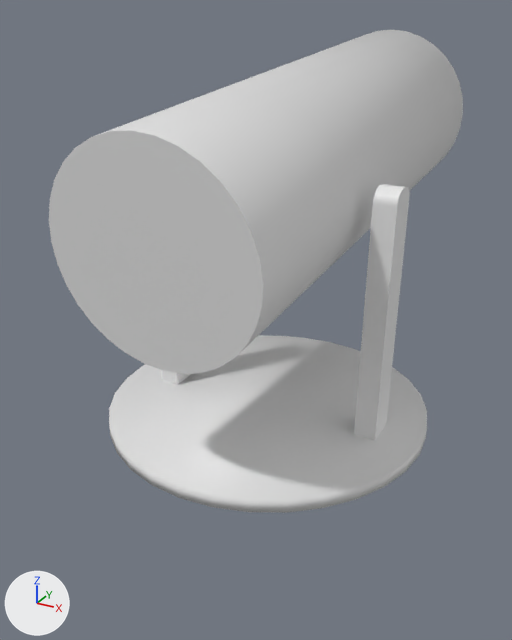
The FBX model Models/Canon.fbx: old version first, new version second.
Before and after are seen from a 50 mm camera at (1.84, -3.5, 2.34) aimed at (-0.19, 0.19, 0.49). Arrows for +X, +Y and +Z are at lower left; the lights stay in place. Where no turn or scale is listed for an object, it has been applied to the vertices. Vertices at the same position are counted once.

The older version as bpy lines, for what is in view:
```python
me_cube_001 = bpy.data.meshes.new('Cube.001')
me_cube_001.from_pydata(...)  # 54 vertices, 29 faces; spans x -0.076..0.074, y -0.1..0.1, z -0.694..0.775
me_cube_002 = bpy.data.meshes.new('Cube.002')
me_cube_002.from_pydata(...)  # 54 vertices, 29 faces; spans x -0.074..0.076, y -0.1..0.1, z -0.694..0.775
me_cylinder = bpy.data.meshes.new('Cylinder')
me_cylinder.from_pydata(...)  # a 32-sided cylinder along z spanning x -1.0..1.0, y -1.0..1.0, z -0.04..0.04
me_cylinder_002 = bpy.data.meshes.new('Cylinder.002')
me_cylinder_002.from_pydata(...)  # 192 vertices, 162 faces; spans x 0.1..1.24, y -1.19..2.03, z 0.02..1.47
ob_base = bpy.data.objects.new('Base', me_cylinder)
ob_base.location = (0.0, 0.0, 0.0)
ob_cube = bpy.data.objects.new('Cube', me_cube_001)
ob_cube.location = (-0.703, 0.0, 0.732)
ob_cube_001 = bpy.data.objects.new('Cube.001', me_cube_002)
ob_cube_001.location = (0.703, 0.0, 0.732)
ob_cylinder = bpy.data.objects.new('Cylinder', me_cylinder_002)
ob_cylinder.location = (-0.668, 0.0, 0.732)
```
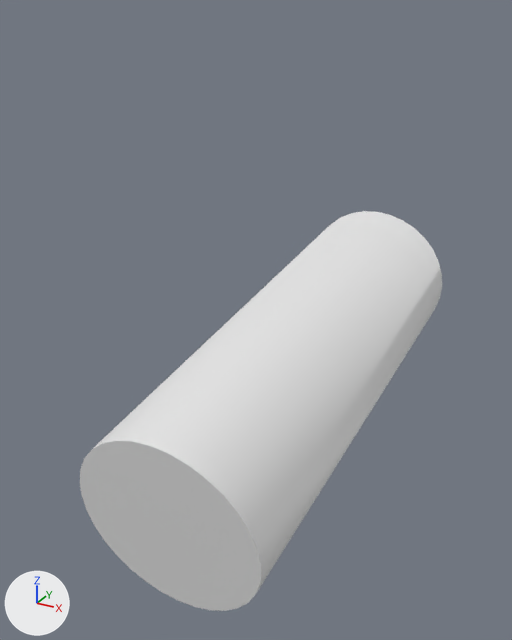
Where the newer file only moved an object's origin or applied its transform, the numbers keep the older frame.

Patch to the scene script:
```diff
--- a/Models/Canon.fbx.py
+++ b/Models/Canon.fbx.py
@@ me_cylinder_002 @@
 me_cylinder_002.from_pydata(...)  # 192 vertices, 162 faces; spans x 0.1..1.24, y -1.19..2.03, z 0.02..1.47
 # used by ob_cylinder; location = (-0.668, 0.0, 0.732)
+# me_cylinder_002 part 1: the whole mesh is turned 2.4 degrees about the x axis through its middle, then moved by (-0.01, 0.0, -1.42)
@@ ob_cube @@
-ob_cube = bpy.data.objects.new('Cube', me_cube_001)
-ob_cube.location = (-0.703, 0.0, 0.732)
@@ ob_base @@
-ob_base = bpy.data.objects.new('Base', me_cylinder)
-ob_base.location = (0.0, 0.0, 0.0)
@@ ob_cube_001 @@
-ob_cube_001 = bpy.data.objects.new('Cube.001', me_cube_002)
-ob_cube_001.location = (0.703, 0.0, 0.732)
```

Changed parts and their boxes [x1, y1, x2, y2] in the pictures (512 x 640 px):
'Cylinder', mesh turned: before [49, 30, 463, 374]; after [80, 211, 442, 611]
'Base', deleted: before [109, 335, 427, 513]
'Cube.001', deleted: before [354, 184, 410, 440]
'Cube', deleted: before [161, 370, 193, 385]
